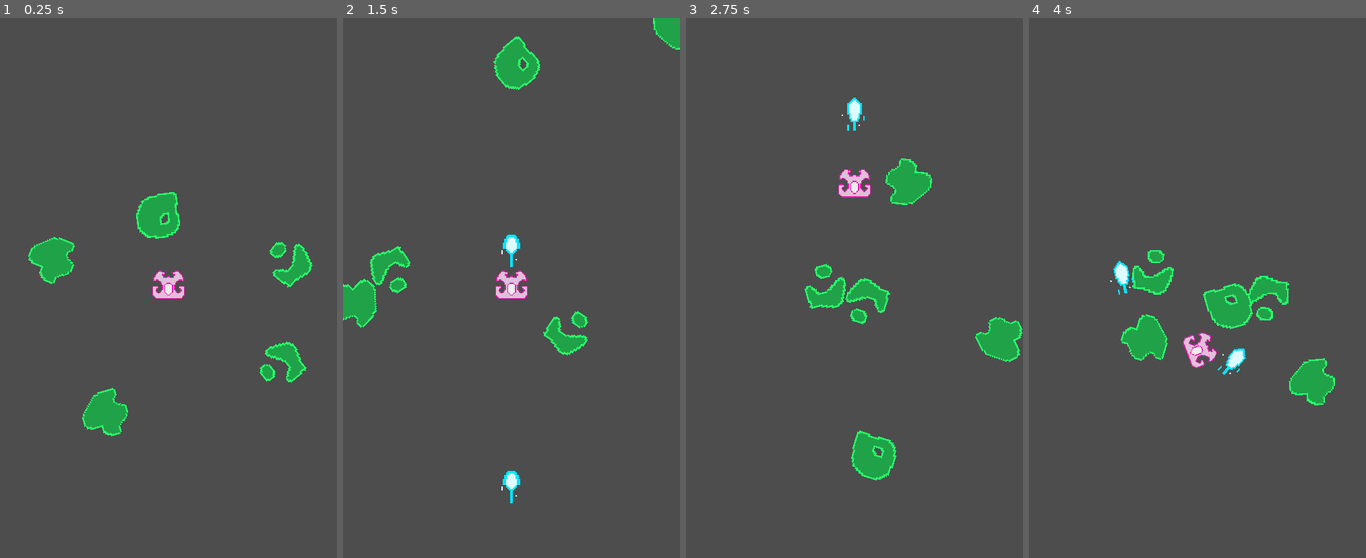
Above: before the commit, frames 1-4 (left to right).
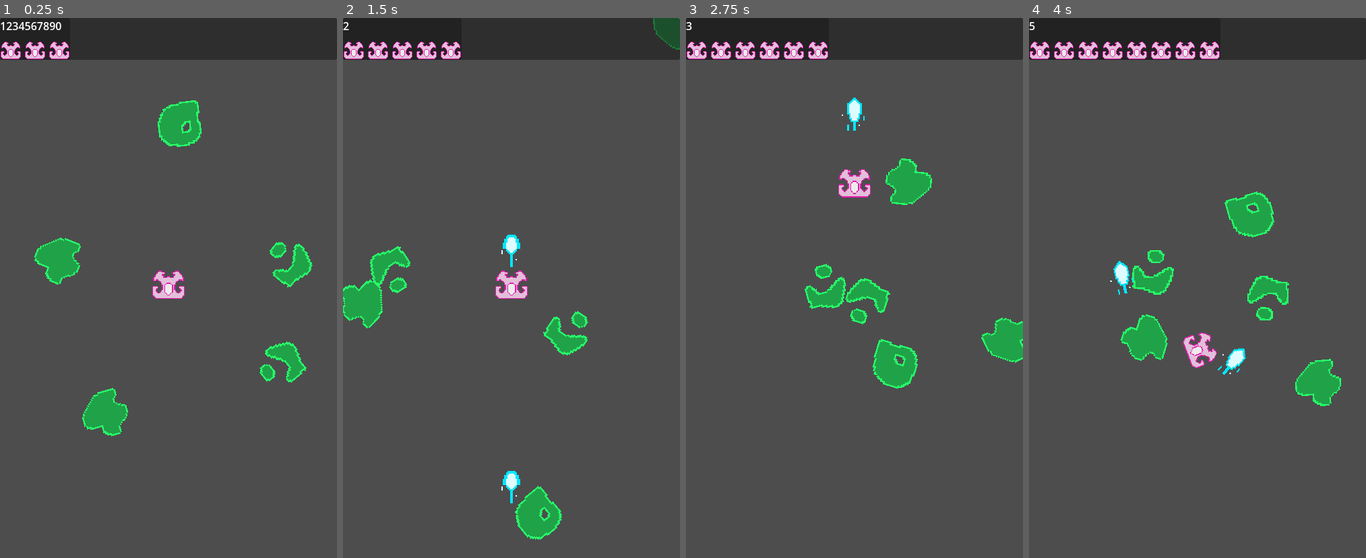
Above: after the commit, the same moments.

Repository: ColdPandaExpress/spacerocks-unblinky
Game: Godot game, scene res://Main/Main.tscn
Two runs of this game, one before a commit and one after it. Both use one fixed random seed, a clock stepped at 60 frames per second and the inputs below.
Inputs (mouse positions are in pixels of both pictures, inside the frame that each line leads up to):
- Up to frame 1 (0.25 s): no input
- Up to frame 2 (1.5 s): move the mouse to (585, 261) at 0.52 s; click (585, 261) at 0.6 s; move the mouse to (444, 315) at 1.27 s; click (444, 315) at 1.35 s
- Up to frame 3 (2.75 s): move the mouse to (888, 169) at 2.02 s; hold Right mouse button (thrust) from 2.03 s (still down); click (888, 169) at 2.3 s
- Up to frame 4 (4 s): move the mouse to (1180, 396) at 2.77 s; release Right mouse button (thrust) at 2.78 s; tap A (turn_ccw) at 2.85 s; click (1180, 396) at 3.05 s; move the mouse to (1298, 369) at 3.52 s; hold D (turn_cw) from 3.53 s (still down); click (1298, 369) at 3.8 s

The runs differ from the first frame. In frame 1, 9.9% of the frame differs, in the area x 0-100%, y 0-50%; in frame 2, 9.5%; in frame 3, 9.8%; in frame 4, 9.9%, in the area x 0-100%, y 0-72%.

Commit message:
UI Layout.

Diff:
--- a/Code/Main/Main.gd
+++ b/Code/Main/Main.gd
@@ -2,9 +2,13 @@
 class_name Main
 
 const SHIP = preload("res://Ship/Ship.tscn")
+const UI_SCENE = preload("res://UI/UI.tscn")
+
 
 @onready var rocks = $Rocks
 @onready var bullets = $Bullets
+@onready var ships = $Ships
+@onready var ship_list = $MainData/ShipList
 
 
 func _ready():
@@ -12,7 +16,11 @@
 
 
 func SpawnShip():
+	var ui = UI_SCENE.instantiate()
+	ship_list.add_child(ui)
+
 	var ship = SHIP.instantiate()
 	ship.main = self
+	ship.ui = ui
 	ship.position = get_viewport().size / 2
-	add_child(ship)
+	ships.add_child(ship)
--- a/Code/Main/Main.tscn
+++ b/Code/Main/Main.tscn
@@ -9,7 +9,7 @@
 [node name="Rocks" type="Node" parent="."]
 
 [node name="Rock" parent="Rocks" instance=ExtResource("2_n16ha")]
-position = Vector2(85, 344)
+position = Vector2(94, 345)
 
 [node name="Rock2" parent="Rocks" instance=ExtResource("2_n16ha")]
 position = Vector2(429, 520)
@@ -21,6 +21,17 @@
 position = Vector2(402, 354)
 
 [node name="Rock5" parent="Rocks" instance=ExtResource("2_n16ha")]
-position = Vector2(227, 337)
+position = Vector2(259, 201)
 
 [node name="Bullets" type="Node" parent="."]
+
+[node name="Ships" type="Node" parent="."]
+
+[node name="MainData" type="PanelContainer" parent="."]
+anchors_preset = 10
+anchor_right = 1.0
+offset_bottom = 62.0
+grow_horizontal = 2
+
+[node name="ShipList" type="HBoxContainer" parent="MainData"]
+layout_mode = 2
--- a/Code/Ship/Ship.gd
+++ b/Code/Ship/Ship.gd
@@ -8,6 +8,7 @@
 var thrust_power: float = 10.0 #??
 var rotation_speed: float = 180 # ° / sec.
 var velocity: Vector2 # px / sec.
+var ui: UI
 
 
 func _process(delta):
@@ -33,5 +34,7 @@
 		bullet.position = position
 		bullet.rotation = rotation - NINTY_DEGREES
 		main.bullets.add_child(bullet)
+		ui.UpdateScore(1)
+		ui.UpdateLives(-1)
 
 	position += velocity * delta
--- /dev/null
+++ b/Code/UI/UI.gd
@@ -0,0 +1,27 @@
+extends PanelContainer
+class_name UI
+
+@onready var score_ui = $VBox/ScoreUI
+@onready var lives_list = $VBox/LivesList
+@onready var life = $VBox/LivesList/Life
+
+
+var score: int = 0
+var lives: int = 3
+
+
+func _ready():
+	UpdateLives(lives - 1)
+
+func UpdateScore(delta_score):
+	score += delta_score
+	score_ui.text = str(score)
+
+
+func UpdateLives(delta_lives):
+	for i in abs(delta_lives):
+		var dup = life.duplicate()
+		lives_list.add_child(dup)
+
+	lives += delta_lives
+	print("LIVES: ", lives)
--- /dev/null
+++ b/Code/UI/UI.tscn
@@ -0,0 +1,21 @@
+[gd_scene load_steps=3 format=3 uid="uid://bk4kqfbw4y3cb"]
+
+[ext_resource type="Script" path="res://UI/UI.gd" id="1_gx5xa"]
+[ext_resource type="PackedScene" uid="uid://taq5bmmylvdg" path="res://UI/assets/life.tscn" id="2_ucpig"]
+
+[node name="UI" type="PanelContainer"]
+script = ExtResource("1_gx5xa")
+
+[node name="VBox" type="VBoxContainer" parent="."]
+layout_mode = 2
+
+[node name="ScoreUI" type="Label" parent="VBox"]
+layout_mode = 2
+size_flags_vertical = 3
+text = "1234567890"
+
+[node name="LivesList" type="HBoxContainer" parent="VBox"]
+layout_mode = 2
+
+[node name="Life" parent="VBox/LivesList" instance=ExtResource("2_ucpig")]
+layout_mode = 2
--- /dev/null
+++ b/Code/UI/assets/life.tscn
@@ -0,0 +1,6 @@
+[gd_scene load_steps=2 format=3 uid="uid://taq5bmmylvdg"]
+
+[ext_resource type="Texture2D" uid="uid://cgei2k8wrkb4y" path="res://Ship/assets/ship.png" id="1_ffo7m"]
+
+[node name="Life" type="TextureRect"]
+texture = ExtResource("1_ffo7m")
Not shown, added: Docs/Blackboard.blend
